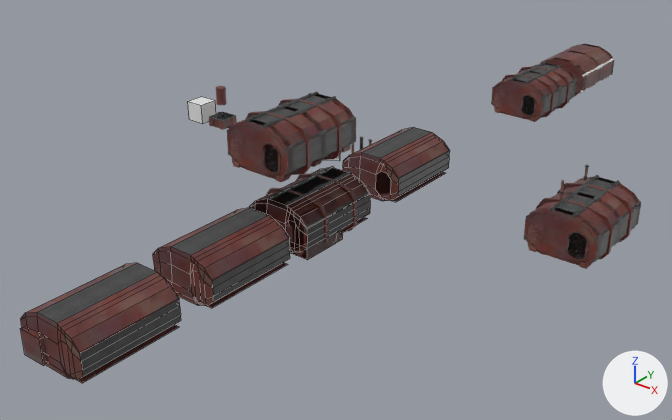
A saved change to the Blender file Blender/podzemi.blend.
Rendered twice from a camera (50 mm lens) standing at (44.0, -63.7, 34.3) and looking at (-3.7, -4.2, -2.7). Arrows for +X, +Y and +Z are at lower right; the lights stay in place. The first picture is the older version. Mesh edges are drawn as thin lines on the coarser meshes.
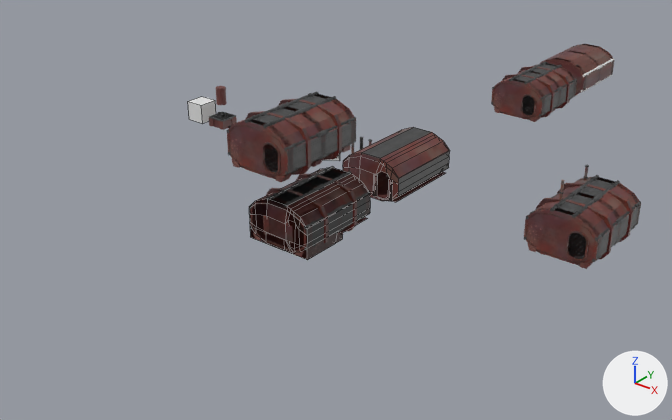
Location of each change, [x1, y1, x2, y2] in pixels of the pictures (672 x 420 px; the box of a moved part takes in the faces that stretch with it):
'Cube.016', deleted: before [20, 263, 181, 383]
    faces in mat_material (picture img_wall_png_001): [20, 263, 179, 383]
    faces in mat_material_004 (picture img_matky_png): [37, 263, 181, 377]
'Cube.015', deleted: before [153, 208, 290, 308]
    faces in mat_material (picture img_wall_png_001): [153, 208, 290, 308]
    faces in mat_material_004 (picture img_matky_png): [170, 208, 290, 302]
part 1 of me_cube_001, added: after [373, 174, 378, 196]
part 2 of me_cube_001, added: after [388, 179, 392, 201]
part 3 of me_cube_001, moved or reshaped: [359, 169, 398, 201] in both

The change, as a diff of the scene's bpy script:
```diff
--- a/Blender/podzemi.blend.py
+++ b/Blender/podzemi.blend.py
@@ img_wall_png_004 @@
+img_wall_png_004 = load_image('wall.png.004', '../Models/Textures/wall.png', 1000, 500, 'sRGB')
@@ mat_material_014 @@
+mat_material_014 = principled_material('Material.014')
+mat_material_014.texture = img_wall_png_004
@@ me_cube_001 @@
 # used by ob_cube_010; location = (0.0, 0.0, 0.0)
 # verts and faces of me_cube_001; kept vertices keep their numbers, new ones are numbered from 84
 # before: 70 (0.56, -3.99, 0.56) at pixel (375, 189), 72 (2.17, -4.0, 0.44) at pixel (390, 195), 76 (1.66, -4.0, 0.1) at pixel (385, 197), 77 (1.2, -4.0, 0.04) at pixel (380, 196)
-me_cube_001.from_pydata(...)  # 84 vertices, 73 faces; spans x -3.0..3.0, y -4.0..4.0, z -0.34..3.56
+me_cube_001.from_pydata(...)  # 116 vertices, 97 faces; spans x -3.0..3.0, y -4.09..4.09, z -0.34..3.56
+# me_cube_001 part 1: a new loose piece, a box spanning x 0.44..0.73, y -4.09..-3.91, z -0.05..1.95, in mat_material_014 (picture img_wall_png_004)
+# me_cube_001 part 2: a new loose piece, a box spanning x 2.05..2.34, y -4.09..-3.91, z -0.05..1.95, in mat_material_014 (picture img_wall_png_004)
+# me_cube_001 part 3
+verts[70] = (0.56, -3.99, 0.0)  # moved, pixel (375, 195)
+verts[72] = (2.17, -4.0, -0.03)  # moved, pixel (390, 200)
+verts[76] = (1.66, -4.0, -0.12)  # moved, pixel (385, 199)
+verts[77] = (1.2, -4.0, -0.13)  # moved, pixel (380, 198)
+# other edits to the shape of me_cube_001 do not show in these pictures
 me_cube_001.materials.append(mat_material_007)
 me_cube_001.materials.append(mat_material_012)
+me_cube_001.materials.append(mat_material_014)  # picture img_wall_png_004
@@ ob_cube_015 @@
-ob_cube_015 = bpy.data.objects.new('Cube.015', me_cube_008)
-ob_cube_015.location = (0.0, -22.0, 0.0)
@@ ob_cube_016 @@
-ob_cube_016 = bpy.data.objects.new('Cube.016', me_cube_009)
-ob_cube_016.location = (0.0, -33.0, 0.0)
```
